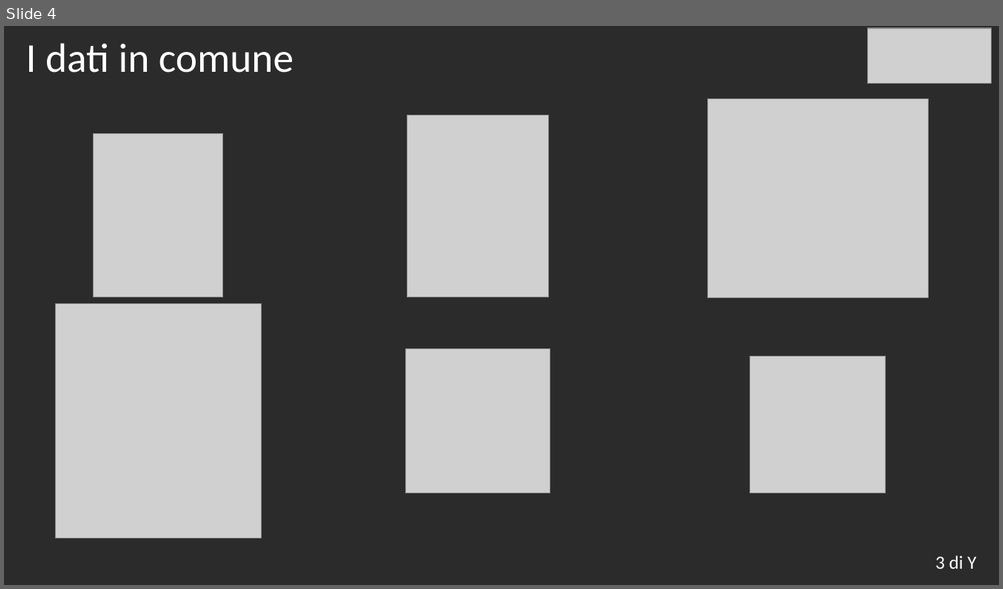
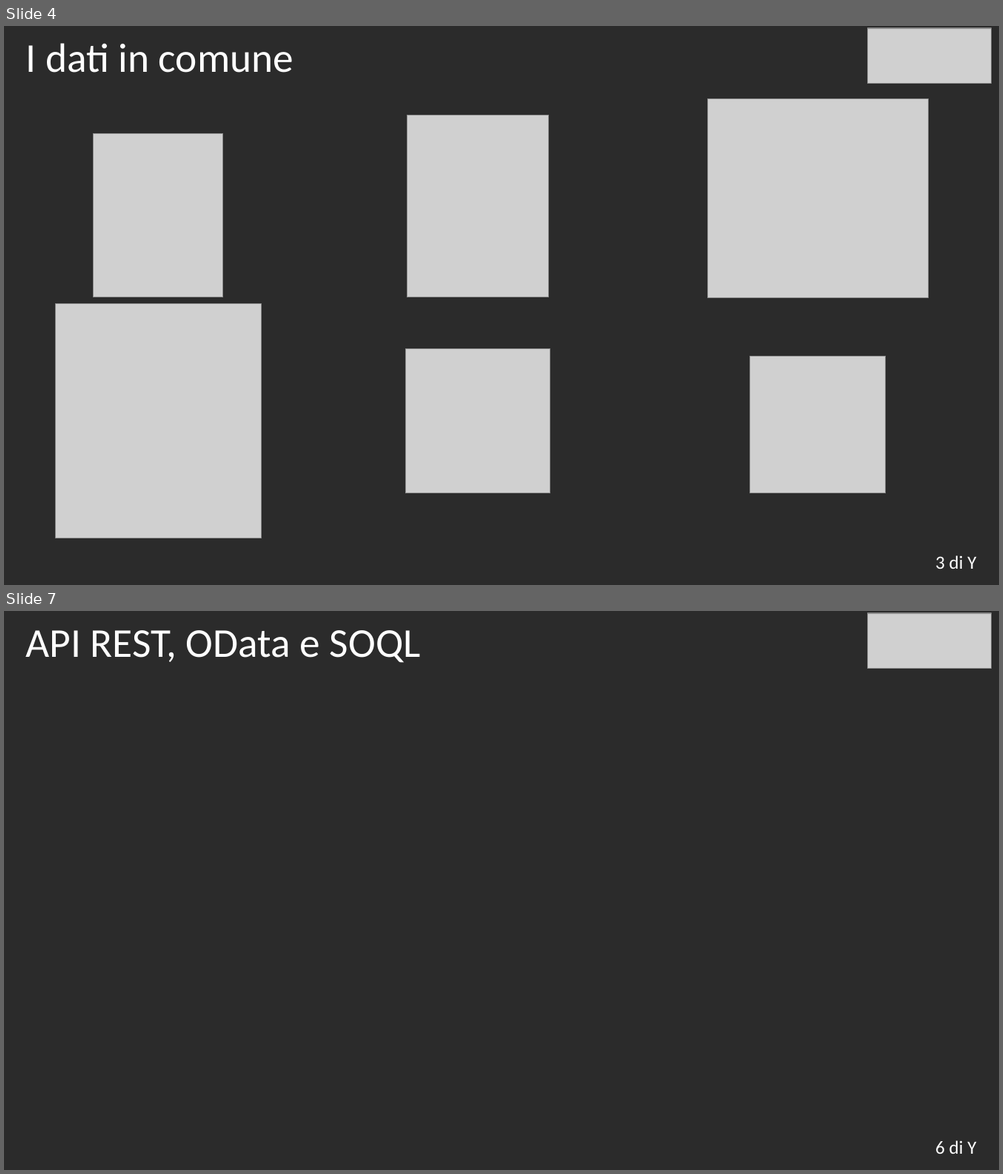
Before and after one commit to avenier/tesi, a slide deck: TemplatePresentazioneLaurea.pptx. Shown one above the other, each under a label of ours: slide 4 before the commit, slides 4 and 7 after it; the slides between them are not shown. The pictures are 1003x589 and 1003x1174 pixels, drawn with LibreOffice and Linux fonts; fonts in the diff are those of the drawing; grey boxes stand for pictures; background and template pictures are left out; a plain dark background stands for a picture behind light text. Boxes give left, top, right and bottom in pixels: in the first picture for what was removed or moved away, otherwise in the second. Text is boxed around its words. In the diff, an @@ line names an element or a change of style, - is before the commit and + after.

```diff
--- a/TemplatePresentazioneLaurea.pptx
+++ b/TemplatePresentazioneLaurea.pptx
@@ slide 7 added at [4, 611, 999, 1170], background picture (left out) @@
@@ title added at [26, 630, 421, 663], 39.6 pt, text #FFFFFF @@
+API REST, OData e SOQL
@@ picture added at [868, 613, 990, 669] @@
@@ text added at [935, 1141, 976, 1154], 18 pt, text #FFFFFF @@
+6 di Y
```
Also in this commit, not shown: 1 slide changed, 4 other slides added.
